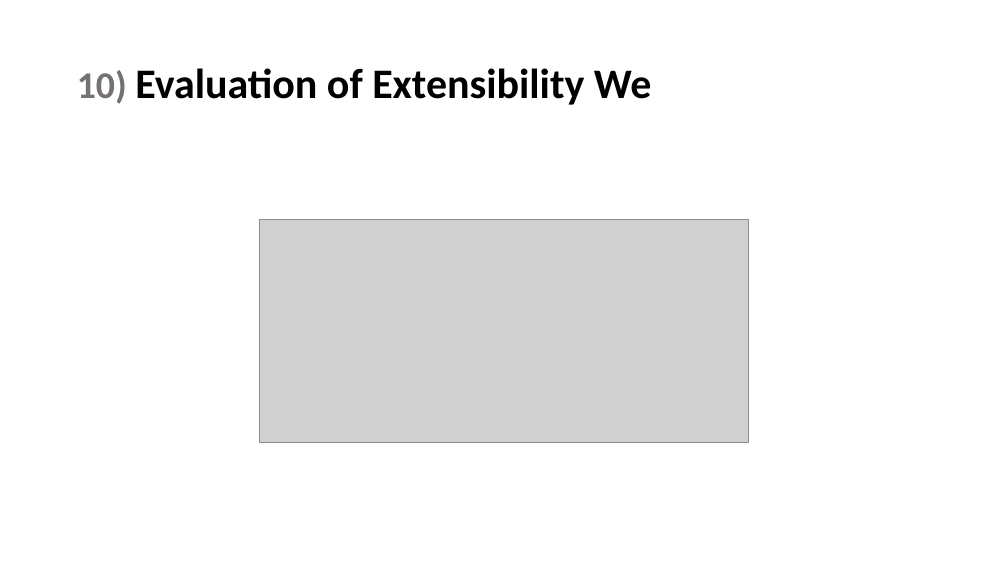
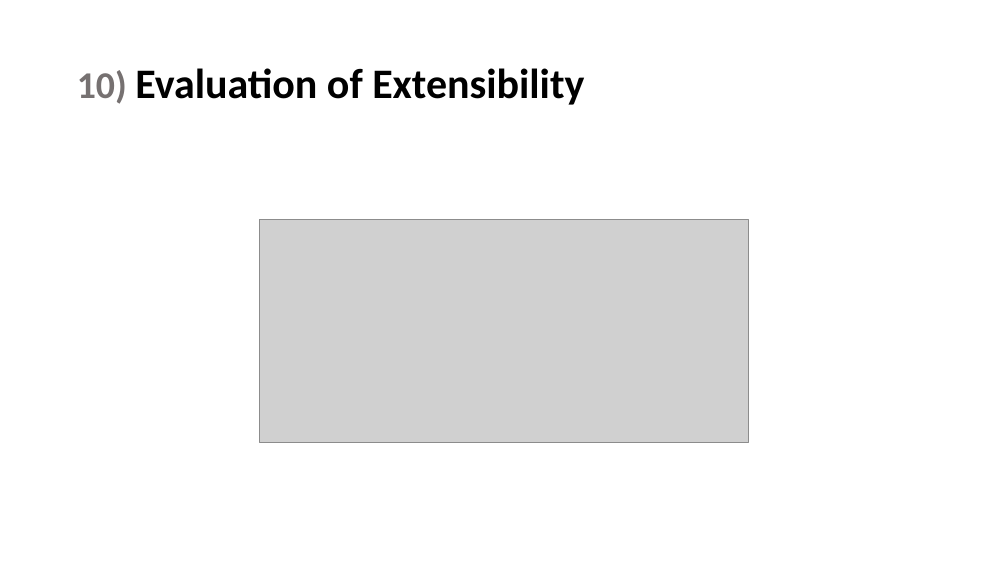
Before and after one commit to maryamhashemi/Transfer-Learning, a slide deck: slide 101 of phase3/Presentation/present.pptx. Drawn at 1008x567 pixels with LibreOffice and Linux fonts; fonts in the diff are those of the drawing; grey boxes stand for pictures. Boxes give left, top, right and bottom in pixels: in the first picture for what was removed or moved away, otherwise in the second. Text is boxed around its words. In the diff, an @@ line names an element or a change of style, - is before the commit and + after.

Commit message:
update presentation.

```diff
--- a/phase3/Presentation/present.pptx
+++ b/phase3/Presentation/present.pptx
@@ title at <box>77,68,584,105</box>: text changed @@
-10) Evaluation of Extensibility We
+10) Evaluation of Extensibility
```
Also in this commit, not shown: 1 other slide changed.
